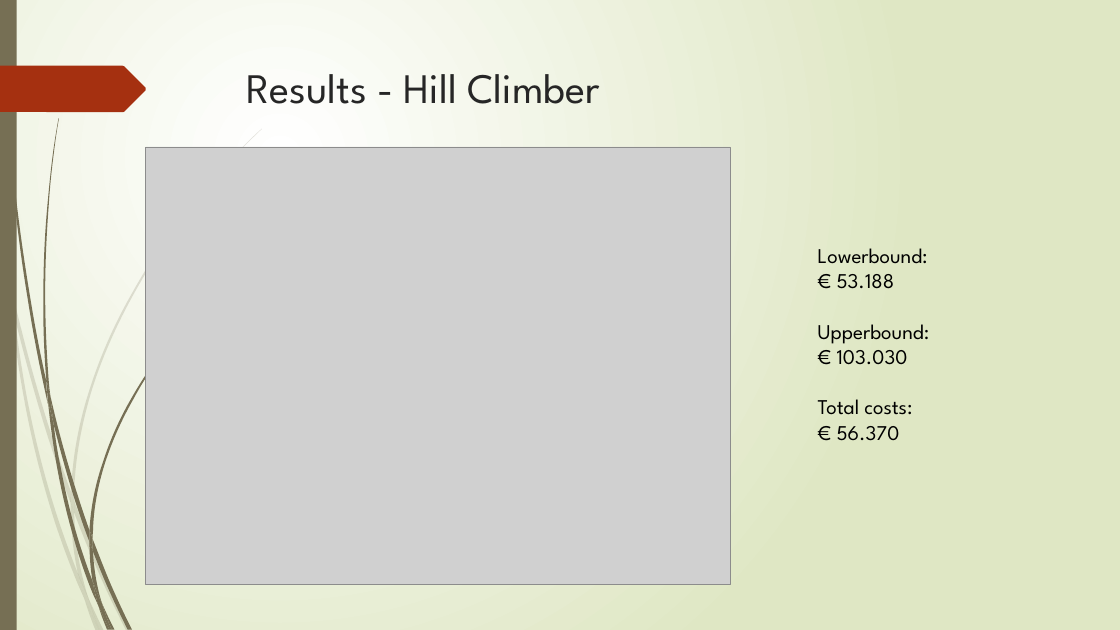
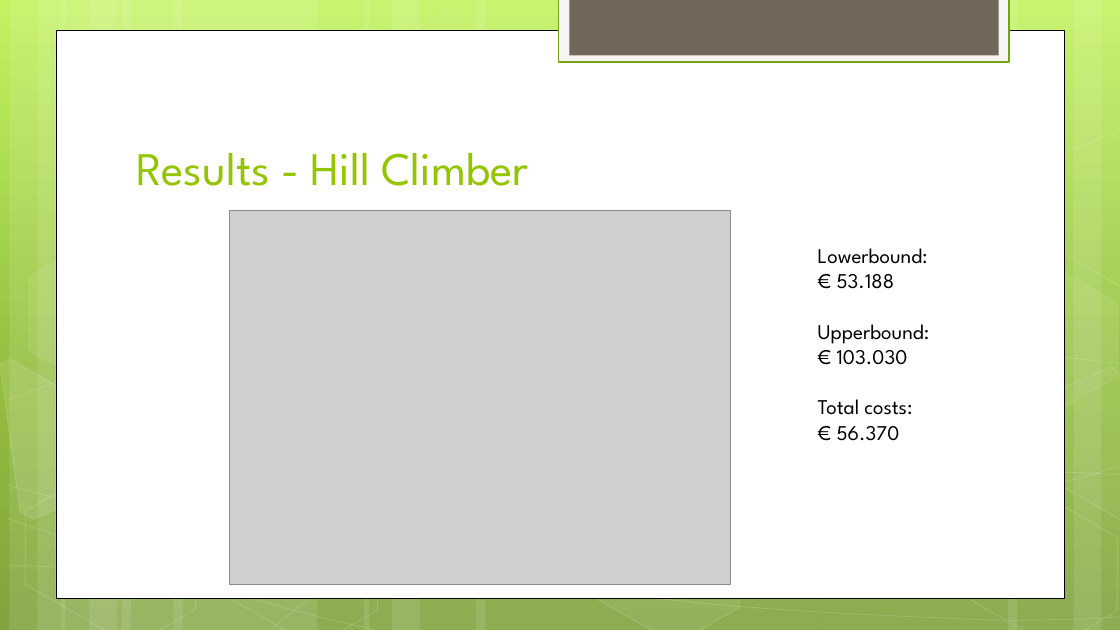
Before and after one commit to broekm006/SmartGrid, a slide deck: slide 13 of Final_V2.pptx. Drawn at 1120x630 pixels with LibreOffice and Linux fonts; fonts in the diff are those of the drawing; grey boxes stand for pictures. Boxes give left, top, right and bottom in pixels: in the first picture for what was removed or moved away, otherwise in the second. Text is boxed around its words. In the diff, an @@ line names an element or a change of style, - is before the commit and + after.

```diff
--- a/Final_V2.pptx
+++ b/Final_V2.pptx
@@ background gradient #FFFFFF to #DFE8C4 to gradient #C3F35F to #93BF3F to #81A53E @@
@@ rectangle: place and size @@
-rectangle at [0,0,17,630]
+rectangle at [9,0,66,630]
@@ rectangle at [9,0,66,630]: fill #766F54 to #FFFFFF at 10% opacity @@
@@ rectangle added at [559,0,1009,62], fill #F5F5F5, outline #74A510 1.25 pt @@
@@ rectangle added at [570,0,999,55], fill #71685A @@
@@ rectangle added at [56,30,1065,598], fill #FFFFFF, outline #000000 0.5 pt @@
@@ freeform shape removed at [0,66,146,112] @@
@@ title "Results - Hill Climber": place and size @@
-title "Results - Hill Climber" at [247,74,601,104]
+title "Results - Hill Climber" at [136,153,529,186]
@@ title "Results - Hill Climber" at [136,153,529,186]: size 36 to 40 pt, text colour #262626 to #94C600; vertical alignment top to bottom @@
@@ group added at [0,0,1120,630]: 11 rectangles, 7 freeform shapes, 7 hexagons @@
@@ picture: place and size @@
-picture at [145,147,730,585]
+picture at [229,210,730,585]
@@ freeform shape at [0,356,139,543]: fill #766F54 at 20% opacity to #FFFFFF at 10% opacity; outline none to #FFFFFF 1 pt; rotation 0 to 30 degrees; outline redrawn @@
@@ group removed at [0,129,262,630]: 9 freeform shapes @@
@@ group removed at [3,0,218,630]: 12 freeform shapes @@
```
Also in this commit, not shown: 19 other slides changed.
